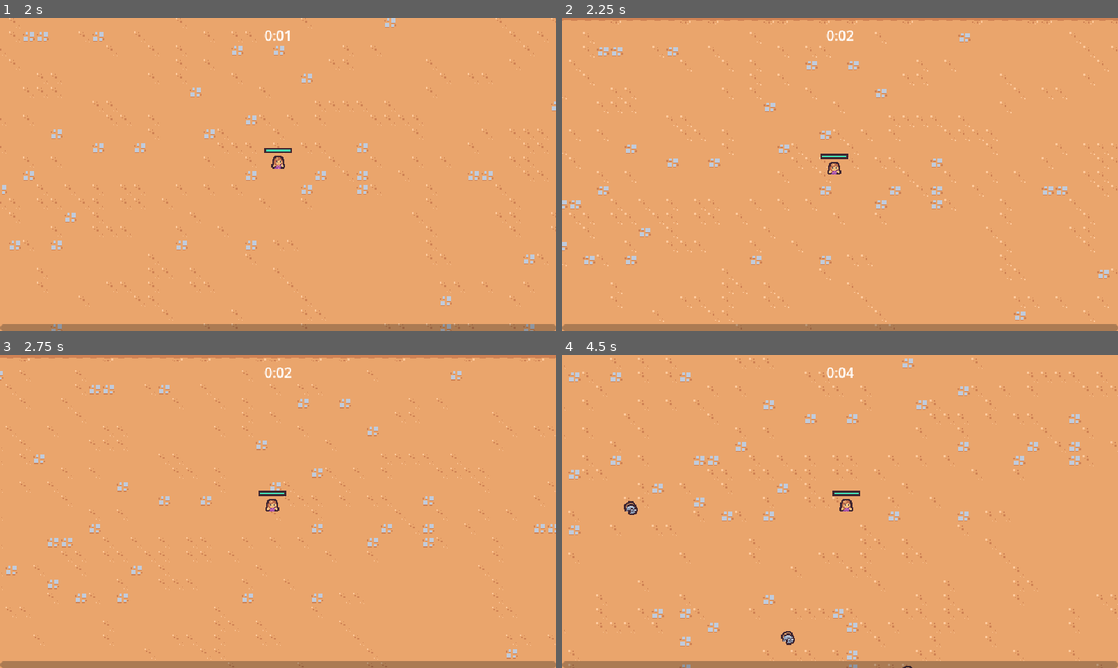
Above: before the commit, frames 1-4 (two rows, left to right).
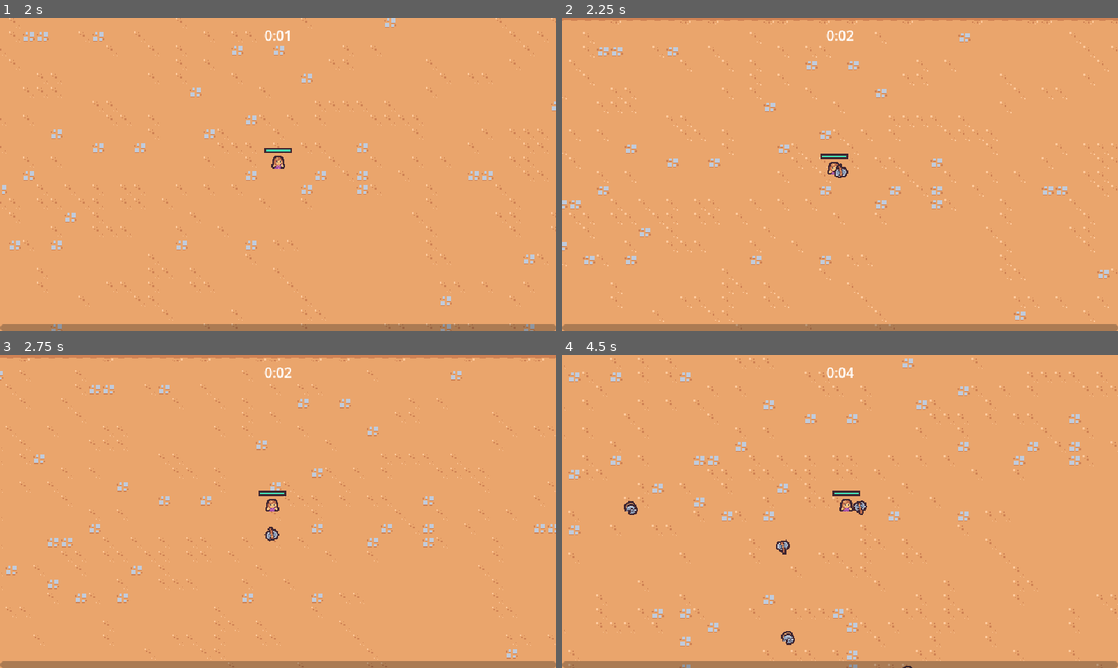
Above: after the commit, the same moments.

Repository: MinSungJe/Godot2DSurvivors
Game: Godot game, scene res://scenes/main/main.tscn
Two runs of this game, one before a commit and one after it. Both use one fixed random seed, a clock stepped at 60 frames per second and the inputs below.
Inputs (mouse positions are in pixels of both pictures, inside the frame that each line leads up to):
- Up to frame 1 (2 s): move the mouse to (250, 237) at 0.52 s; press the mouse at (250, 237) at 0.53 s; hold W (move_up) from 0.53 s (still down); move the mouse to (444, 221) at 1.27 s; release the mouse at (444, 221) at 1.28 s; click (444, 221) at 1.35 s
- Up to frame 2 (2.25 s): move the mouse to (673, 127) at 2.02 s; release W (move_up) at 2.03 s; press the mouse at (673, 127) at 2.03 s; hold A (move_left) from 2.03 s (still down)
- Up to frame 3 (2.75 s): keep holding A (move_left)
- Up to frame 4 (4.5 s): move the mouse to (867, 511) at 2.77 s; release the mouse at (867, 511) at 2.78 s; click (867, 511) at 2.85 s; move the mouse to (756, 433) at 3.52 s; release A (move_left) at 3.53 s; press the mouse at (756, 433) at 3.53 s; hold S (move_down) 3.53-4.28 s; move the mouse to (962, 495) at 4.27 s; release the mouse at (962, 495) at 4.28 s; hold D (move_right) from 4.28 s (still down); click (962, 495) at 4.35 s

Frame 1 is identical in both runs. In frame 2, less than 0.1% of the frame differs, in the area x 48-52%, y 46-52%; in frame 3, less than 0.1%; in frame 4, 0.2%, in the area x 38-55%, y 46-64%.

Commit message:
Axe Ability 추가

Diff:
--- /dev/null
+++ b/scenes/ability/axe_ability/axe_ability.gd
@@ -0,0 +1,26 @@
+extends Node2D
+
+const MAX_RADIUS = 100
+
+@onready var hitbox_component = $HitboxComponent
+
+var base_rotation = Vector2.RIGHT
+
+
+func _ready():
+	base_rotation = Vector2.RIGHT.rotated(randf_range(0, TAU))
+
+	var tween = create_tween()
+	tween.tween_method(tween_method, 0.0, 2.0, 3)
+	tween.tween_callback(queue_free)
+
+
+func tween_method(rotations: float):
+	var percent = rotations / 2
+	var current_radius = percent * MAX_RADIUS
+	var current_direction = base_rotation.rotated(rotations * TAU)
+
+	var player = get_tree().get_first_node_in_group("player") as Node2D
+	if not player: return
+
+	global_position = player.global_position + (current_direction * current_radius)
--- /dev/null
+++ b/scenes/ability/axe_ability/axe_ability.tscn
@@ -0,0 +1,62 @@
+[gd_scene load_steps=8 format=3 uid="uid://ciovb3xnlaxgy"]
+
+[ext_resource type="Script" path="res://scenes/ability/axe_ability/axe_ability.gd" id="1_2bflb"]
+[ext_resource type="Texture2D" uid="uid://dkx1lju562gml" path="res://scenes/ability/axe_ability/axe.png" id="1_d53pn"]
+[ext_resource type="PackedScene" uid="uid://cwgstyr3iomax" path="res://scenes/component/hitbox_component.tscn" id="3_r6y5o"]
+
+[sub_resource type="Animation" id="Animation_8fm3l"]
+resource_name = "default"
+length = 0.5
+loop_mode = 1
+tracks/0/type = "value"
+tracks/0/imported = false
+tracks/0/enabled = true
+tracks/0/path = NodePath("Sprite2D:rotation")
+tracks/0/interp = 1
+tracks/0/loop_wrap = true
+tracks/0/keys = {
+"times": PackedFloat32Array(0, 0.5),
+"transitions": PackedFloat32Array(1, 1),
+"update": 0,
+"values": [0.0, 6.28319]
+}
+
+[sub_resource type="Animation" id="Animation_6fx3e"]
+length = 0.001
+tracks/0/type = "value"
+tracks/0/imported = false
+tracks/0/enabled = true
+tracks/0/path = NodePath("Sprite2D:rotation")
+tracks/0/interp = 1
+tracks/0/loop_wrap = true
+tracks/0/keys = {
+"times": PackedFloat32Array(0),
+"transitions": PackedFloat32Array(1),
+"update": 0,
+"values": [0.0]
+}
+
+[sub_resource type="AnimationLibrary" id="AnimationLibrary_wsa5f"]
+_data = {
+"RESET": SubResource("Animation_6fx3e"),
+"default": SubResource("Animation_8fm3l")
+}
+
+[sub_resource type="CircleShape2D" id="CircleShape2D_3u3xr"]
+
+[node name="AxeAbility" type="Node2D"]
+script = ExtResource("1_2bflb")
+
+[node name="AnimationPlayer" type="AnimationPlayer" parent="."]
+autoplay = "default"
+libraries = {
+"": SubResource("AnimationLibrary_wsa5f")
+}
+
+[node name="Sprite2D" type="Sprite2D" parent="."]
+texture = ExtResource("1_d53pn")
+
+[node name="HitboxComponent" parent="." instance=ExtResource("3_r6y5o")]
+
+[node name="CollisionShape2D" type="CollisionShape2D" parent="HitboxComponent"]
+shape = SubResource("CircleShape2D_3u3xr")
--- /dev/null
+++ b/scenes/ability/axe_ability_controller/axe_ability_controller.gd
@@ -0,0 +1,21 @@
+extends Node
+
+@export var axe_ability_scene: PackedScene
+
+var damage = 10
+
+func _ready():
+	$Timer.timeout.connect(on_timer_timeout)
+
+
+func on_timer_timeout():
+	var player = get_tree().get_first_node_in_group("player") as Node2D
+	if not player: return
+
+	var foreground = get_tree().get_first_node_in_group("foreground_layer")
+	if not foreground: return
+
+	var axe_instance = axe_ability_scene.instantiate() as Node2D
+	foreground.add_child(axe_instance)
+	axe_instance.global_position = player.global_position
+	axe_instance.hitbox_component.damage = damage
--- /dev/null
+++ b/scenes/ability/axe_ability_controller/axe_ability_controller.tscn
@@ -0,0 +1,12 @@
+[gd_scene load_steps=3 format=3 uid="uid://bcjo83turmyuq"]
+
+[ext_resource type="Script" path="res://scenes/ability/axe_ability_controller/axe_ability_controller.gd" id="1_gd7sd"]
+[ext_resource type="PackedScene" uid="uid://ciovb3xnlaxgy" path="res://scenes/ability/axe_ability/axe_ability.tscn" id="2_lcrlx"]
+
+[node name="AxeAbilityController" type="Node"]
+script = ExtResource("1_gd7sd")
+axe_ability_scene = ExtResource("2_lcrlx")
+
+[node name="Timer" type="Timer" parent="."]
+wait_time = 2.0
+autostart = true
--- a/scenes/game_object/player/player.tscn
+++ b/scenes/game_object/player/player.tscn
@@ -1,9 +1,10 @@
-[gd_scene load_steps=10 format=3 uid="uid://cbg11gutnupao"]
+[gd_scene load_steps=11 format=3 uid="uid://cbg11gutnupao"]
 
 [ext_resource type="Texture2D" uid="uid://bbj8dm063u0by" path="res://scenes/game_object/player/player.png" id="1_iajoa"]
 [ext_resource type="Script" path="res://scenes/game_object/player/player.gd" id="1_rjkby"]
 [ext_resource type="PackedScene" uid="uid://c1fikcxrlho1i" path="res://scenes/ability/sword_ability_controller/sword_ability_controller.tscn" id="2_ea3a1"]
 [ext_resource type="PackedScene" uid="uid://dyevxbef52sei" path="res://scenes/component/health_component.tscn" id="2_rgdt5"]
+[ext_resource type="PackedScene" uid="uid://bcjo83turmyuq" path="res://scenes/ability/axe_ability_controller/axe_ability_controller.tscn" id="4_n1bl7"]
 
 [sub_resource type="StyleBoxFlat" id="StyleBoxFlat_go2ay"]
 bg_color = Color(0.247059, 0.14902, 0.192157, 1)
@@ -35,6 +36,8 @@
 [node name="AbilityManager" type="Node" parent="."]
 
 [node name="SwordAbilityController" parent="AbilityManager" instance=ExtResource("2_ea3a1")]
+
+[node name="AxeAbilityController" parent="AbilityManager" instance=ExtResource("4_n1bl7")]
 
 [node name="DamageIntervalTimer" type="Timer" parent="."]
 wait_time = 0.5
Binary file added: scenes/ability/axe_ability/axe.png
Not shown, added: scenes/ability/axe_ability/axe.png.import
